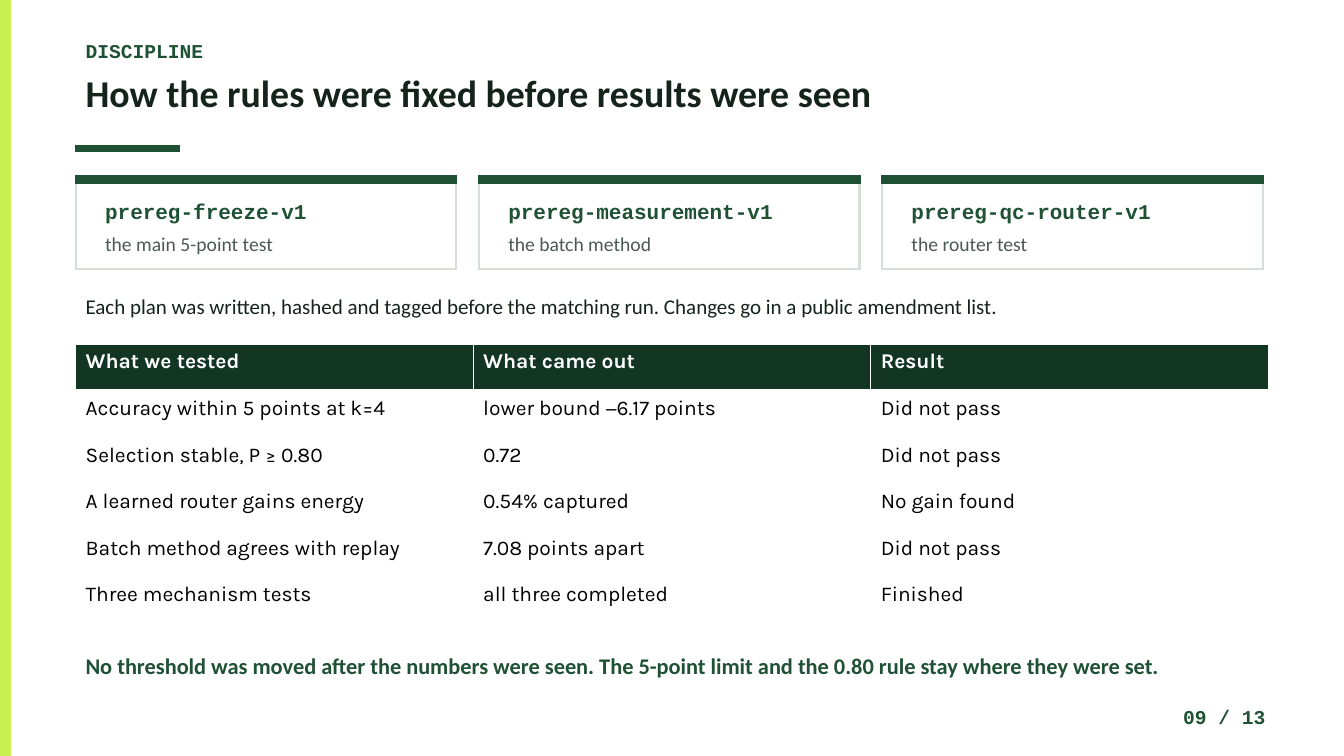
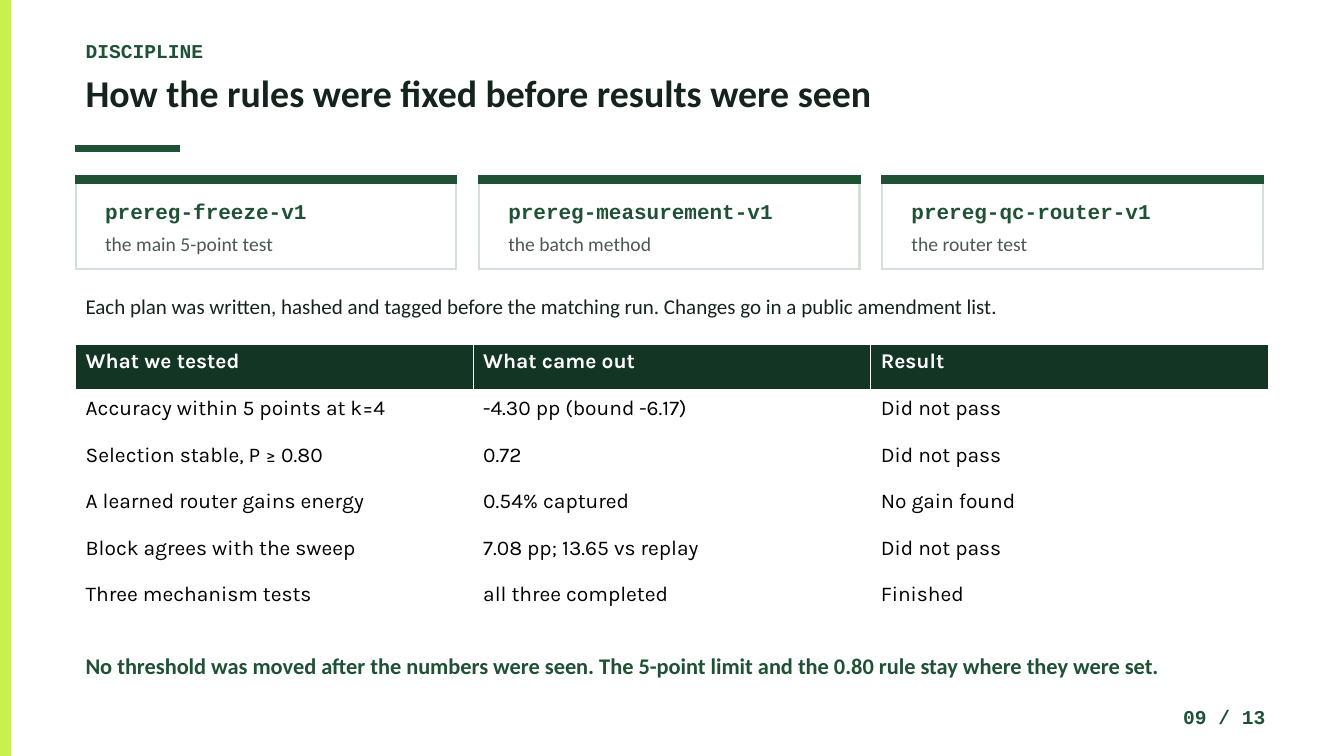
Before and after one commit to Atik203/energy-optimal-rag, a slide deck: slide 9 of Slides/Energy_Methodology_Presentation.pptx. Drawn at 1344x756 pixels with LibreOffice and Linux fonts; fonts in the diff are those of the drawing. Boxes give left, top, right and bottom in pixels: in the first picture for what was removed or moved away, otherwise in the second. Text is boxed around its words. In the diff, an @@ line names an element or a change of style, - is before the commit and + after.

Commit message:
fix: figure type sizes, two data errors, and verdict framing found by review
Reviewer A found that every figure was drawn 7-12 inches wide and placed 4.6-7.1 inches wide, so its labels arrived at 6-9 pt despite the deck audit reporting a 14 pt floor (it only checked PowerPoint text boxes). All figures are now generated at their exact on-slide size with a 14 pt floor inside the image.

Reviewer B caught two data errors I had introduced: (1) the window bias direction was inverted - the per-question window reads 28% HIGH at k=4 (36.25 vs 28.33 J), and 81.7% is the share of replay ENERGY not time; (2) the R/Q figure plotted the accuracy change (-4.3) as Qwen precision instead of the registered -2.8 pp.

Reviewer C caught the verdict framing: the rule was stated as a point estimate while the test is a one-sided lower bound, so -4.30 inside -5 read as a contradiction. Slide 8 now states the bound rule and explains why the estimate passes but the test fails. Slide 9 row 1 shows the point estimate beside the bound, and the replay gap (13.65) beside the sweep gap (7.08).

```diff
--- a/Slides/Energy_Methodology_Presentation.pptx
+++ b/Slides/Energy_Methodology_Presentation.pptx
@@ table at bbox=[76, 345, 1267, 625] @@
-row 2, column 2: lower bound −6.17 points
+row 2, column 2: -4.30 pp (bound -6.17)
-row 5, column 1: Batch method agrees with replay
+row 5, column 1: Block agrees with the sweep
-row 5, column 2: 7.08 points apart
+row 5, column 2: 7.08 pp; 13.65 vs replay
```
Also in this commit, not shown: 6 other slides changed, 22 other files.
